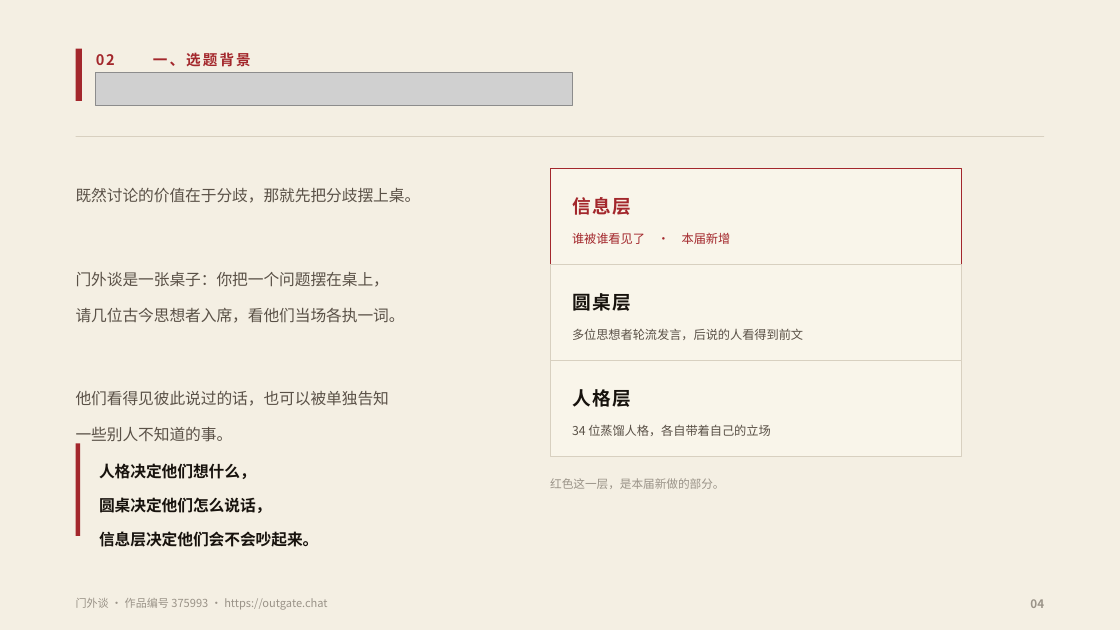
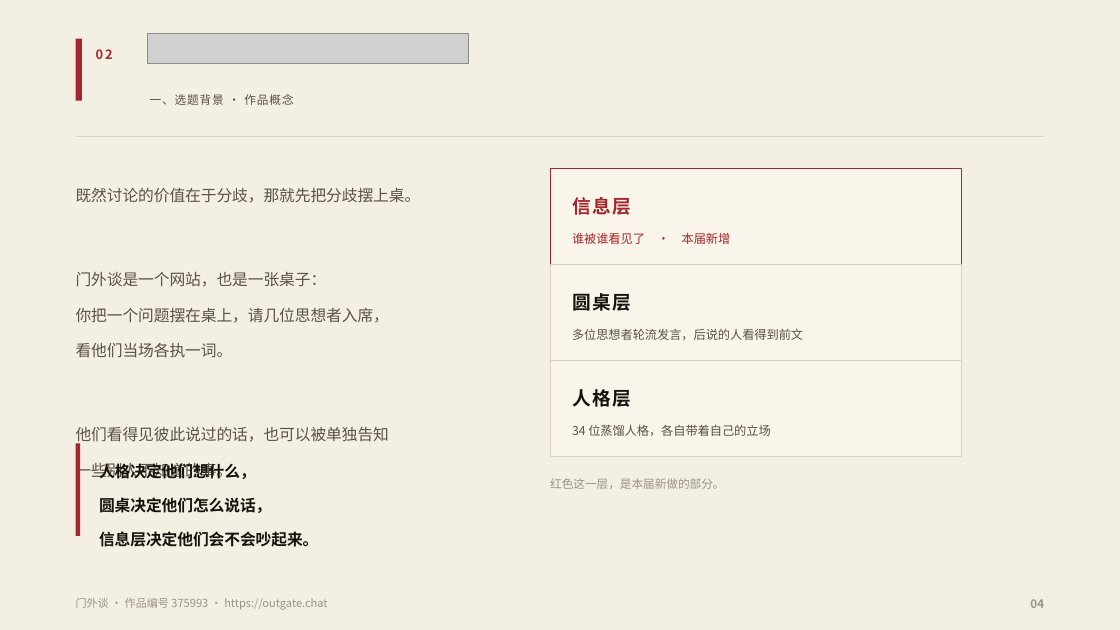
Before and after one commit to fsh114514/menwaitan, a slide deck: slide 4 of competition/答辩PPT.pptx. Drawn at 1120x630 pixels with LibreOffice and Linux fonts; fonts in the diff are those of the drawing; grey boxes stand for pictures. Boxes give left, top, right and bottom in pixels: in the first picture for what was removed or moved away, otherwise in the second. Text is boxed around its words. In the diff, an @@ line names an element or a change of style, - is before the commit and + after.

```diff
--- a/competition/答辩PPT.pptx
+++ b/competition/答辩PPT.pptx
@@ rectangle resized from (x1=76, y1=49, x2=82, y2=101) to (x1=76, y1=39, x2=82, y2=101) @@
@@ text "02" at (x1=96, y1=49, x2=113, y2=59): size 12.5 to 11 pt @@
@@ picture added at (x1=148, y1=34, x2=468, y2=63) @@
@@ picture removed at (x1=96, y1=72, x2=572, y2=106) @@
@@ text at (x1=150, y1=94, x2=293, y2=105): text changed; size 12.5 to 10 pt; text colour #A3272C to #5A5147; bold off @@
-一、选题背景
+一、选题背景 · 作品概念
@@ text at (x1=76, y1=272, x2=389, y2=358): text changed @@
-门外谈是一张桌子：你把一个问题摆在桌上，
-请几位古今思想者入席，看他们当场各执一词。
+门外谈是一个网站，也是一张桌子：
+你把一个问题摆在桌上，请几位思想者入席，
+看他们当场各执一词。
```
Also in this commit, not shown: 13 other slides changed, 9 other files.
